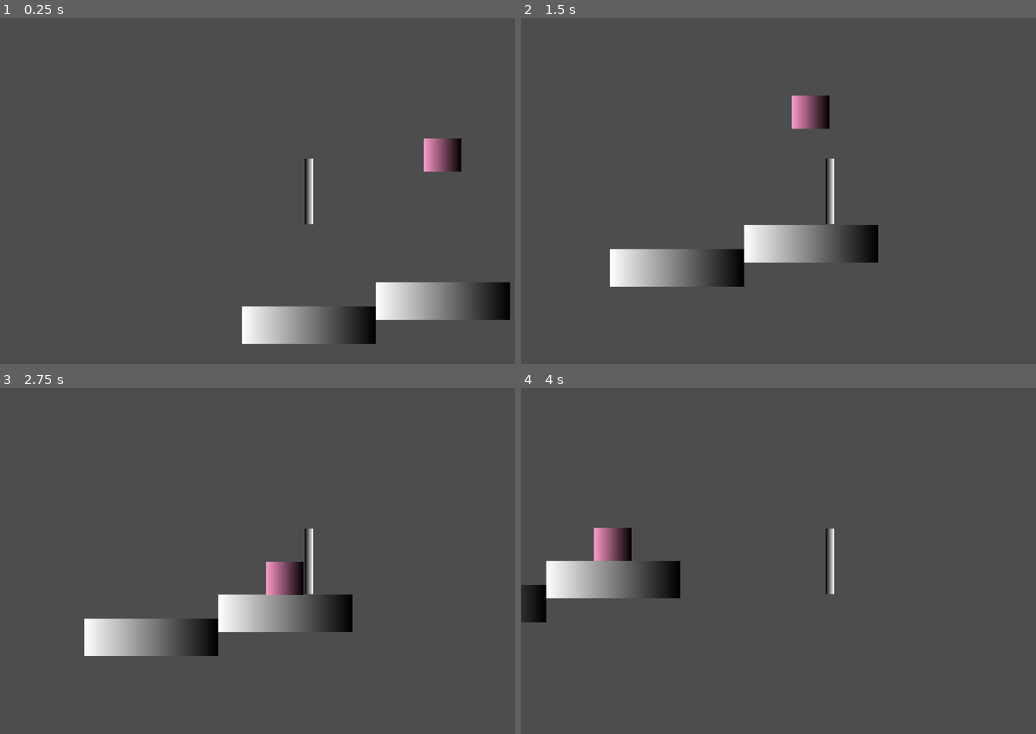
Above: before the commit, frames 1-4 (two rows, left to right).
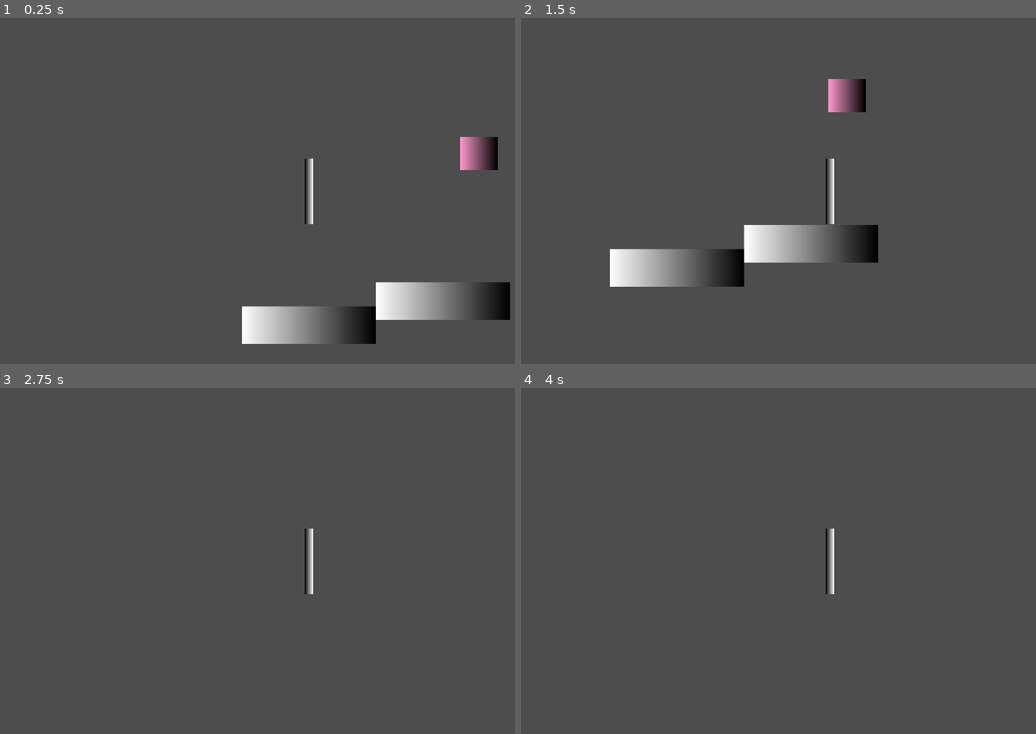
Above: after the commit, the same moments.

Repository: FlorenciaMorelli/DDV-clase3
Game: Godot game, scene res://levels/scenes/level_1.tscn
The game is run twice, just before and just after one commit, with the same random seed, the same clock (stepped at 60 frames per second) and the same inputs.
Inputs:
- Up to frame 1 (0.25 s): no input
- Up to frame 2 (1.5 s): tap Enter (ui_accept) at 0.5, 0.77 s; hold Right (ui_right) from 0.53 s (still down)
- Up to frame 3 (2.75 s): tap Enter (ui_accept) at 1.52 s; release Right (ui_right) at 2.03 s; hold Left (ui_left) from 2.03 s (still down)
- Up to frame 4 (4 s): release Left (ui_left) at 2.78 s; hold Right (ui_right) from 2.78 s (still down); tap Enter (ui_accept) at 3.02, 3.77 s

The runs differ from the first frame. In frame 1, 1.3% of the frame differs, in the area x 82-97%, y 34-45%; in frame 2, 1.3%; in frame 3, 5.2%, in the area x 16-69%, y 50-78%; in frame 4, 3.5%.

Commit message:
Base Position of the Trigger set

Diff:
--- a/levels/scenes/level_1.tscn
+++ b/levels/scenes/level_1.tscn
@@ -13,7 +13,8 @@
 position = Vector2(252, 235)
 
 [node name="Obstacle" parent="." instance=ExtResource("3_6qbx0")]
-position = Vector2(251, -42)
+position = Vector2(319, -45)
+basePosition = Vector2(0, 100)
 
 [node name="CharacterBody2D" parent="." instance=ExtResource("2_sfnt5")]
 position = Vector2(2, 1)
--- a/obstacle/scenes/obstacle.tscn
+++ b/obstacle/scenes/obstacle.tscn
@@ -22,6 +22,7 @@
 script = ExtResource("1_dch44")
 
 [node name="RigidBody2D" type="RigidBody2D" parent="."]
+mass = 0.008
 can_sleep = false
 
 [node name="CollisionShape2D" type="CollisionShape2D" parent="RigidBody2D"]
@@ -33,11 +34,11 @@
 scale = Vector2(0.273438, 62)
 texture = SubResource("GradientTexture1D_u2vwv")
 
-[node name="StaticBody2D" type="StaticBody2D" parent="."]
+[node name="Stopper" type="StaticBody2D" parent="."]
 position = Vector2(0, 35)
 script = ExtResource("2_m4xtu")
 
-[node name="CollisionShape2D" type="CollisionShape2D" parent="StaticBody2D"]
+[node name="CollisionShape2D" type="CollisionShape2D" parent="Stopper"]
 shape = SubResource("RectangleShape2D_287uu")
 
 [node name="Trigger" type="Area2D" parent="."]
@@ -47,4 +48,4 @@
 position = Vector2(0, 63)
 shape = SubResource("RectangleShape2D_8ljpp")
 
-[connection signal="body_entered" from="Trigger" to="StaticBody2D" method="_on_trigger_body_entered"]
+[connection signal="body_entered" from="Trigger" to="Stopper" method="_on_trigger_body_entered"]
--- a/obstacle/scripts/obstacle.gd
+++ b/obstacle/scripts/obstacle.gd
@@ -1,9 +1,13 @@
 extends Node2D
 
+#	var -> variables
+#	export permite ver la variable en el inspector del nodo
+@export var basePosition = Vector2()
 
 # Called when the node enters the scene tree for the first time.
 func _ready() -> void:
-	pass # Replace with function body.
+	if basePosition != Vector2(0, 0) :
+		$Trigger.position = basePosition
 
 
 # Called every frame. 'delta' is the elapsed time since the previous frame.
